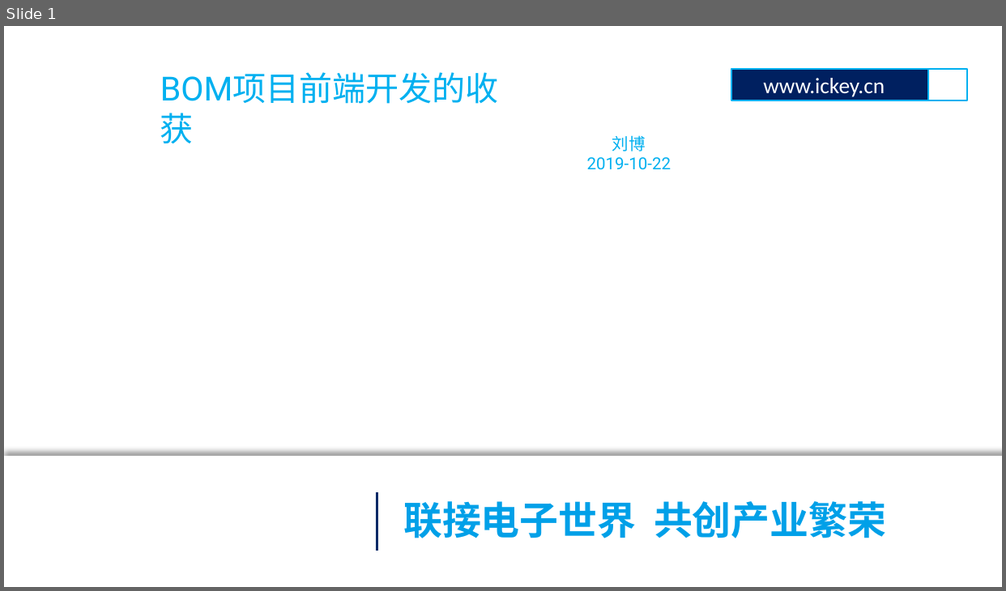
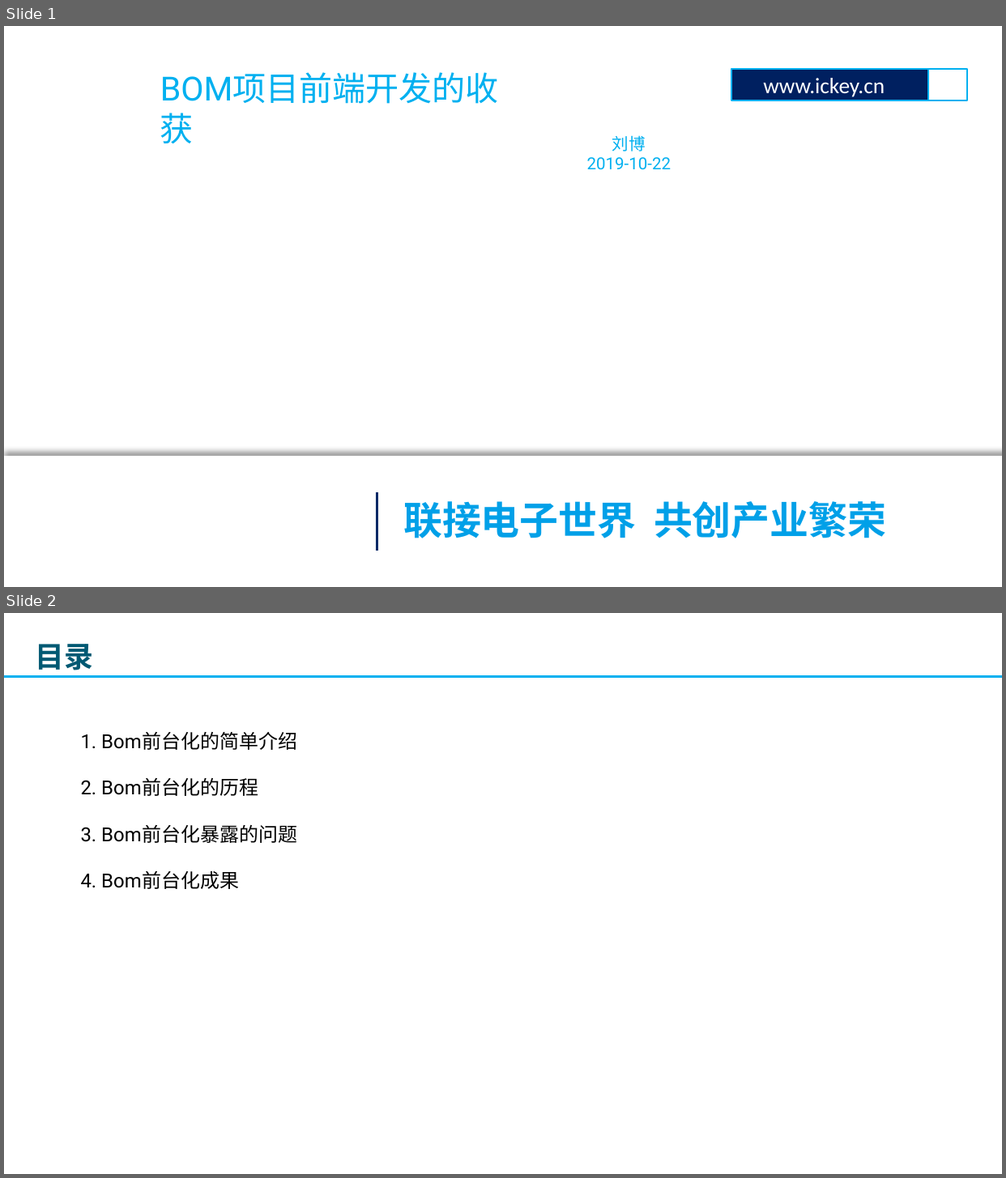
Before and after one commit to lbb1/lbb1.github.io, a slide deck: doc/2019-10-22 bom项目前端开发的收获.pptx. Shown one above the other, each under a label of ours: slide 1 before the commit, slides 1 and 2 after it. The pictures are 1006x591 and 1006x1178 pixels, drawn with LibreOffice and Linux fonts; fonts in the diff are those of the drawing; background and template pictures are left out. Boxes give left, top, right and bottom in pixels: in the first picture for what was removed or moved away, otherwise in the second. Text is boxed around its words. In the diff, an @@ line names an element or a change of style, - is before the commit and + after.

```diff
--- a/doc/2019-10-22 bom项目前端开发的收获.pptx
+++ b/doc/2019-10-22 bom项目前端开发的收获.pptx
@@ slide 2 added at [4,613,1002,1174], background picture (left out) @@
@@ text added at [35,644,93,671], 21 pt, text #005973, bold @@
+目录
@@ line added from (4, 677) to (1002, 677), #00B0F0 1.5 pt @@
@@ text added at [81,732,297,889], 14 pt, text #000000 @@
+1. Bom前台化的简单介绍
+2. Bom前台化的历程
+3. Bom前台化暴露的问题
+4. Bom前台化成果
```
Also in this commit, not shown: 4 other slides added, 2 slides removed, 2 other files.
